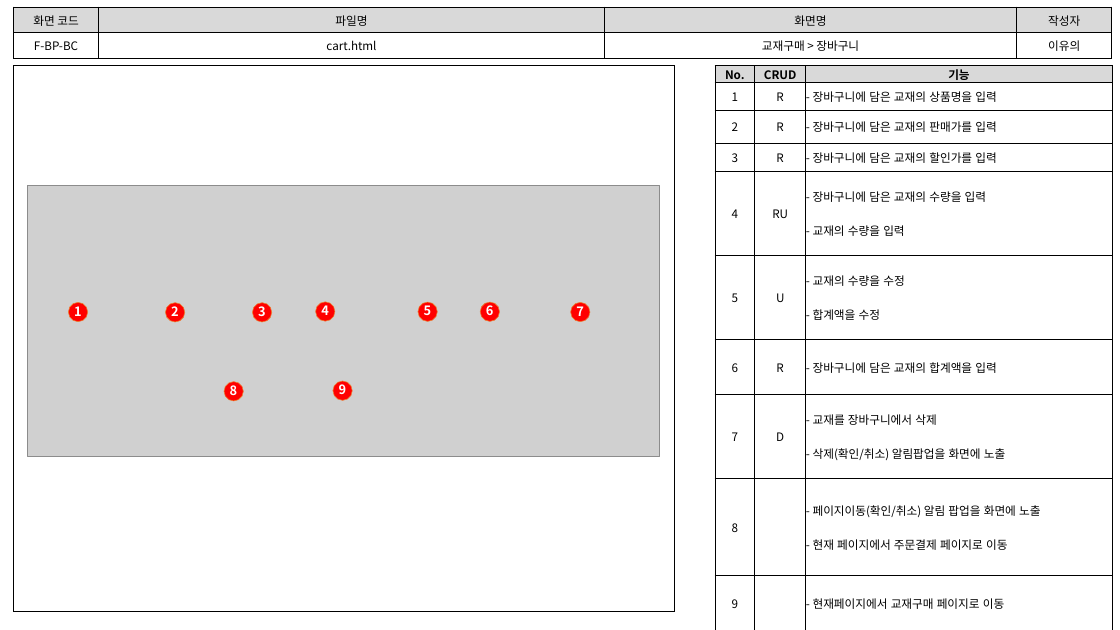
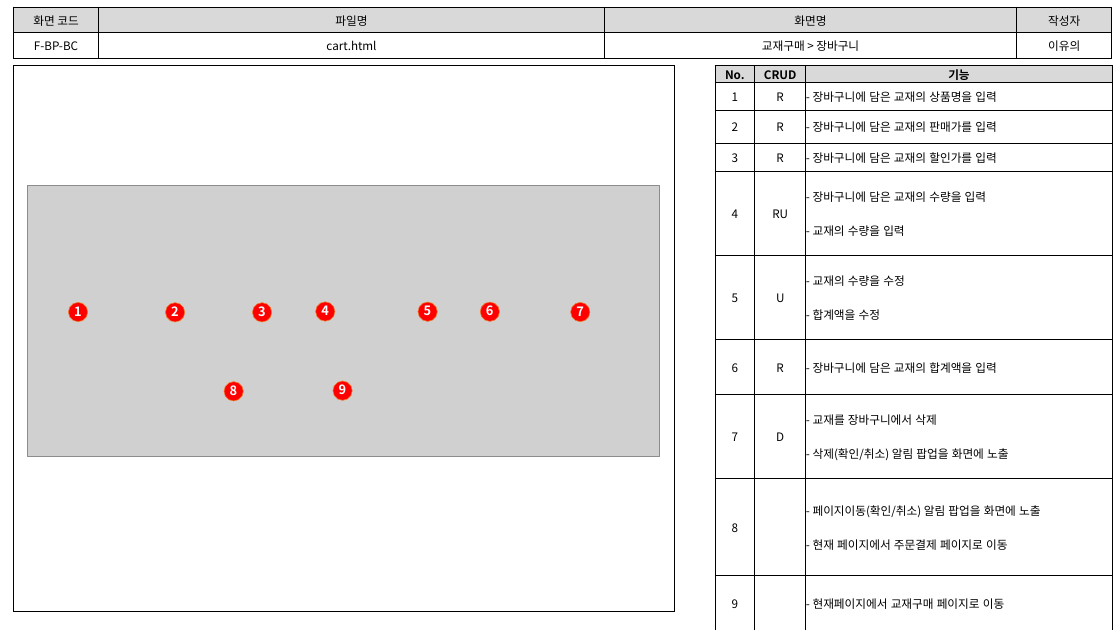
Before and after one commit to index506/cosmo6th_3thGroup, a slide deck: slide 2 of 3rd_Project/Category/Book/기능,화면,테스트 문서/3th_Project_화면 설계도(이유의).pptx. Drawn at 1120x630 pixels with LibreOffice and Linux fonts; fonts in the diff are those of the drawing; grey boxes stand for pictures. Boxes give left, top, right and bottom in pixels: in the first picture for what was removed or moved away, otherwise in the second. Text is boxed around its words. In the diff, an @@ line names an element or a change of style, - is before the commit and + after.

```diff
--- a/3rd_Project/Category/Book/기능,화면,테스트 문서/3th_Project_화면 설계도(이유의).pptx
+++ b/3rd_Project/Category/Book/기능,화면,테스트 문서/3th_Project_화면 설계도(이유의).pptx
@@ table at (715,66,1112,613) @@
-row 8, column 3: - 교재를 장바구니에서 삭제 / - 삭제(확인/취소) 알림팝업을 화면에 노출
+row 8, column 3: - 교재를 장바구니에서 삭제 / - 삭제(확인/취소) 알림 팝업을 화면에 노출
```
Also in this commit, not shown: 2 other slides changed, 9 other files.
